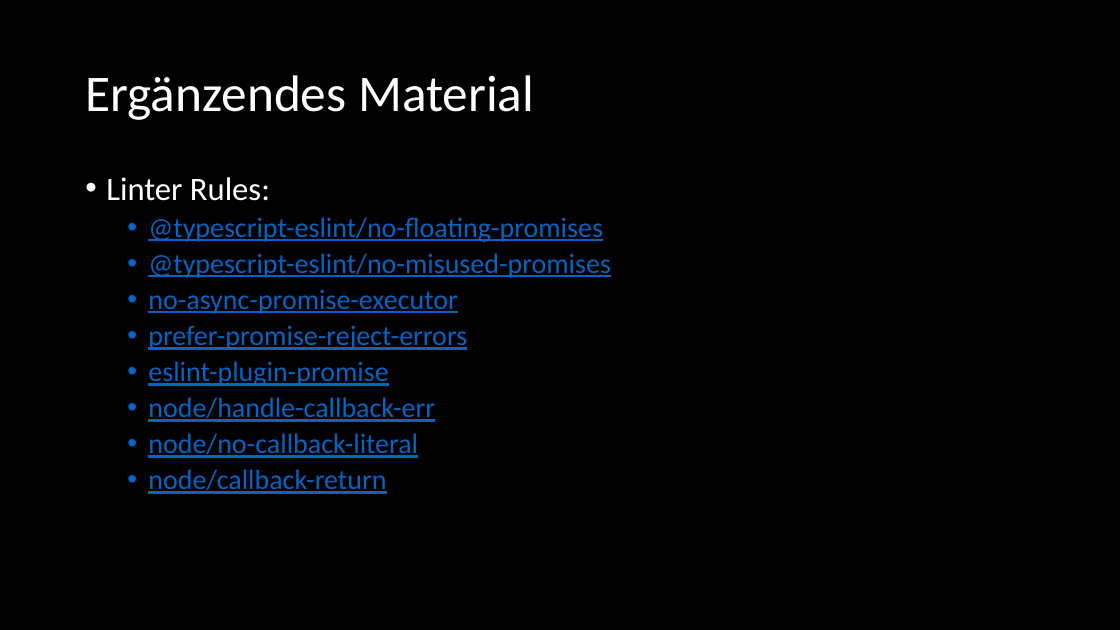
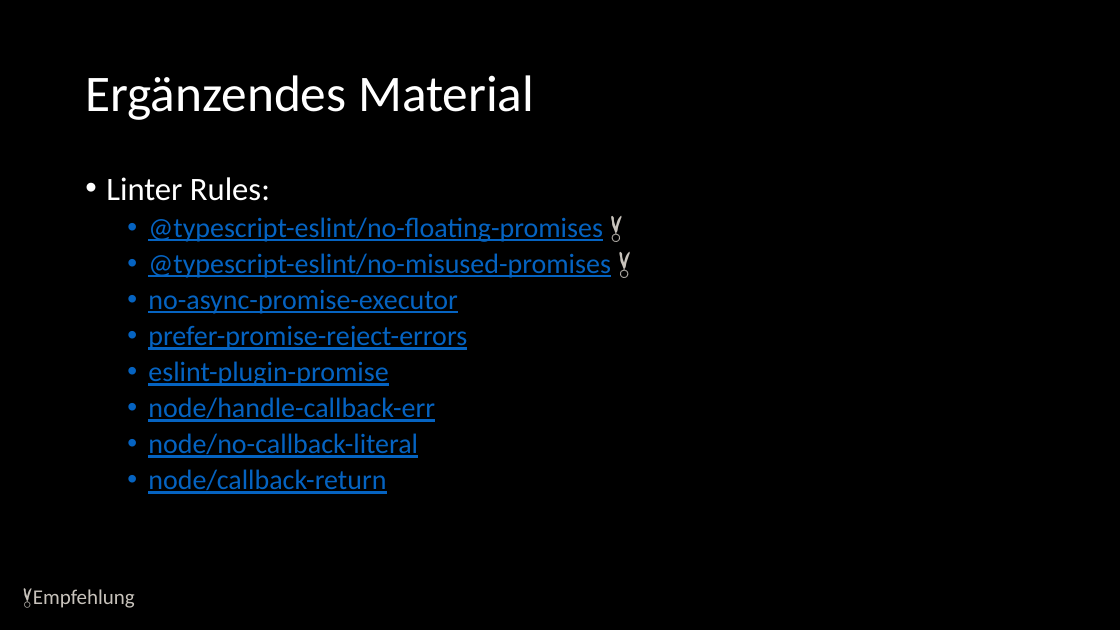
Before and after one commit to twobiers/webtech-workshop-js-async, a slide deck: slide 53 of slides/Presentation.pptx. Drawn at 1120x630 pixels with LibreOffice and Linux fonts; fonts in the diff are those of the drawing. Boxes give left, top, right and bottom in pixels: in the first picture for what was removed or moved away, otherwise in the second. Text is boxed around its words. In the diff, an @@ line names an element or a change of style, - is before the commit and + after.

```diff
--- a/slides/Presentation.pptx
+++ b/slides/Presentation.pptx
@@ text at (x1=148, y1=217, x2=611, y2=278): text changed @@
-  • @typescript-eslint/no-floating-promises
-  • @typescript-eslint/no-misused-promises
+  • @typescript-eslint/no-floating-promises 🏅
+  • @typescript-eslint/no-misused-promises 🏅
@@ text added at (x1=33, y1=589, x2=135, y2=608), 18 pt, text #C8C3BC @@
+🏅Empfehlung
```
Also in this commit, not shown: 1 other slide changed, 1 slide added.
